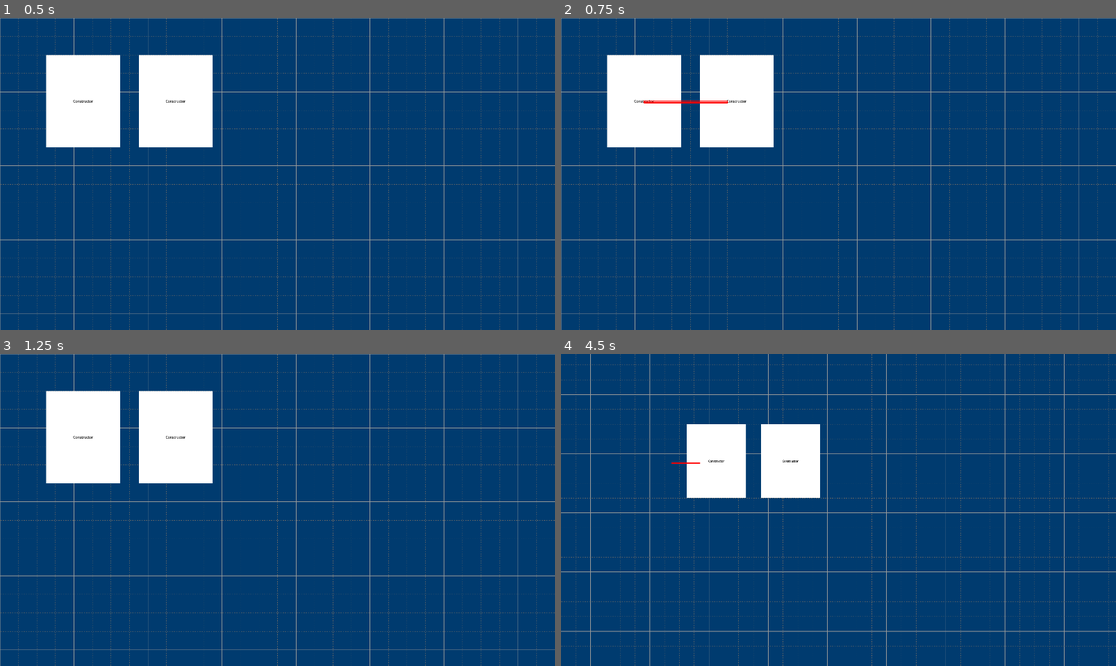
Above: before the commit, frames 1-4 (two rows, left to right).
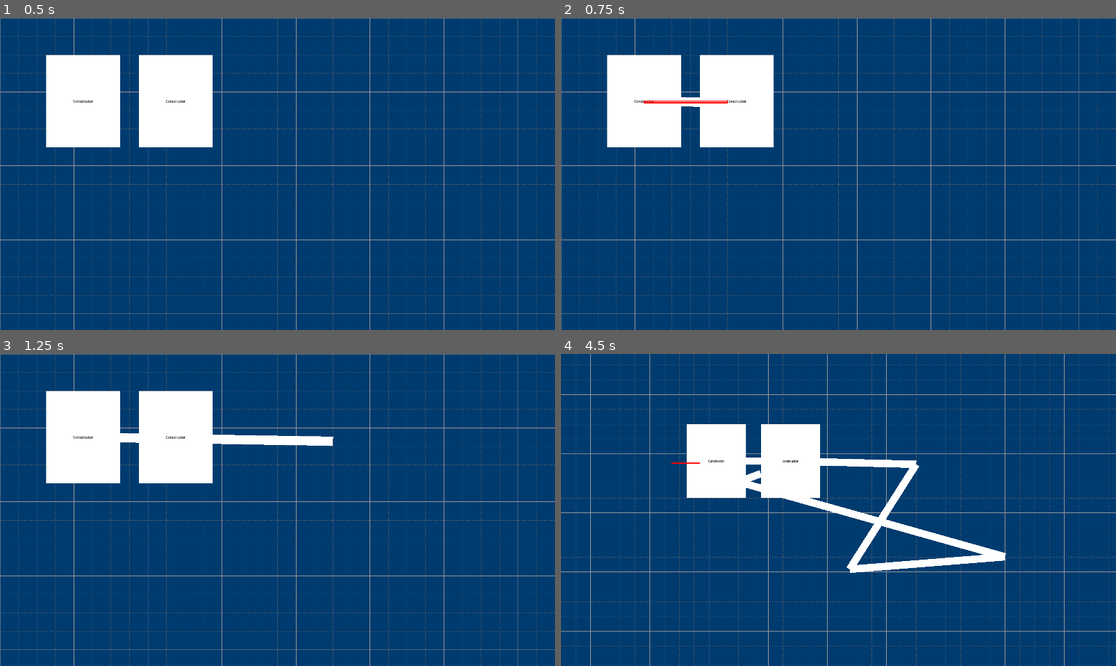
Above: after the commit, the same moments.

Repository: joshrehm/satisfactory-floor-planner
Game: Godot game, scene res://main_scene.tscn
Two runs of this game, one before a commit and one after it. Both use one fixed random seed, a clock stepped at 60 frames per second and the inputs below.
Inputs (mouse positions are in pixels of both pictures, inside the frame that each line leads up to):
- Up to frame 1 (0.5 s): no input
- Up to frame 2 (0.75 s): tap Enter at 0.5 s; drag from (644, 102) to (894, 105) at 0.52 s
- Up to frame 3 (1.25 s): no input
- Up to frame 4 (4.5 s): drag from (738, 438) to (810, 572) at 1.27 s; tap Space at 2, 3.5 s; move the mouse to (894, 441) at 2.02 s; press the mouse at (894, 441) at 2.03 s; release the mouse at (894, 441) at 2.75 s; tap Enter at 2.75, 4.25 s; drag from (810, 572) to (738, 438) at 2.77 s; move the mouse to (1005, 556) at 3.52 s; hold Mouse wheel down (zoom_out) 3.53-4.25 s; click (1005, 556) at 3.8 s; drag from (672, 463) to (755, 432) at 4.27 s

Frame 1 is identical in both runs. In frame 2, less than 0.1% of the frame differs, in the area x 21-26%, y 25-29%; in frame 3, 0.8%; in frame 4, 2.7%, in the area x 33-81%, y 33-71%.

Commit message:
Refactored Factory Building. Added experimental belt drawing prototype - work in progress

Diff:
--- /dev/null
+++ b/Classes/floor_manager.gd
@@ -0,0 +1,6 @@
+class_name FloorManager
+
+var main_scene: Object
+
+func _init(scene: Object) -> void:
+	main_scene = scene
--- /dev/null
+++ b/Scenes/FactoryBelt/factory_belt.gd
@@ -0,0 +1,77 @@
+extends Node2D
+
+# Constants
+const RECT_WIDTH: float = Globals.PIXELS_PER_METER  # Width of the belt rectangle in pixels
+
+# State
+var belt_segments: Array = []  # Array of { "anchor": Vector2, "vector": Vector2 }
+var current_anchor: Vector2 = Vector2.ZERO
+var is_drawing: bool = false
+
+# Input Handling
+func _input(event: InputEvent) -> void:
+	if event is InputEventMouseButton and event.button_index == MOUSE_BUTTON_LEFT:
+		if event.pressed:
+			if not is_drawing:
+				# Start drawing a new belt
+				is_drawing = true
+				current_anchor = event.position
+			else:
+				# Place the next anchor point and add a segment
+				add_segment(event.position)
+
+	elif event is InputEventMouseMotion and is_drawing:
+		# Redraw to update the dynamic preview
+		queue_redraw()
+
+# Add a segment to the belt
+func add_segment(next_anchor: Vector2) -> void:
+	var direction = (next_anchor - current_anchor).normalized()
+	var distance = current_anchor.distance_to(next_anchor)
+
+	# Add the segment as an anchor and vector
+	belt_segments.append({
+		"anchor": current_anchor,
+		"vector": direction * distance
+	})
+
+	# Update the anchor for the next segment
+	current_anchor = next_anchor
+	queue_redraw()
+
+# Draw the belt
+func _draw() -> void:
+	# Draw finalized segments
+	for segment in belt_segments:
+		draw_belt_segment(segment["anchor"], segment["vector"])
+
+	# Draw the dynamic segment
+	if is_drawing:
+		var mouse_position = get_viewport().get_mouse_position()
+		var direction = (mouse_position - current_anchor).normalized()
+		var distance = current_anchor.distance_to(mouse_position)
+		draw_belt_segment(current_anchor, direction * distance)
+
+# Helper function to draw a single belt segment
+func draw_belt_segment(anchor: Vector2, vector: Vector2) -> void:
+	var length = vector.length()
+	var angle = vector.angle()
+
+	# Calculate the rectangle's corners in local space
+	var half_width = RECT_WIDTH / 2
+	var top_left = Vector2(0, -half_width)
+	var top_right = Vector2(0, half_width)
+	var bottom_left = Vector2(length, -half_width)
+	var bottom_right = Vector2(length, half_width)
+
+	# Create the transformation matrix
+	var transform = Transform2D(angle, anchor)
+
+	# Transform the corners to world space
+	top_left = transform * top_left
+	top_right = transform * top_right
+	bottom_left = transform * bottom_left
+	bottom_right = transform * bottom_right
+
+	# Draw the rectangle using the transformed corners
+	draw_polygon([top_left, top_right, bottom_right, bottom_left], [Color(1, 1, 1)])
--- /dev/null
+++ b/Scenes/FactoryBelt/factory_belt.tscn
@@ -0,0 +1,6 @@
+[gd_scene load_steps=2 format=3 uid="uid://dxkx84ceefkuf"]
+
+[ext_resource type="Script" path="res://Scenes/FactoryBelt/factory_belt.gd" id="1_njqjs"]
+
+[node name="FactoryBelt" type="Node2D"]
+script = ExtResource("1_njqjs")
--- a/Scenes/FactoryBuilding/factory_building.gd
+++ b/Scenes/FactoryBuilding/factory_building.gd
@@ -1,32 +1,32 @@
 extends Area2D
 
-signal selected
-signal deselected
+var building_type: String :
+	get: return building_type
 
-@export var building_width: float
-@export var building_depth: float
-@export var building_height: float
-@export var building_name: String
+var building_position: Vector2 :
+	set(value):
+		building_position = value
+		if (is_node_ready()):
+			position = building_position * Globals.PIXELS_PER_METER
+	get: return building_position
 
-@onready var factory_image = $FactorySprite
-@onready var factory_label = $FactorySprite/FactoryLabel
+var building_size: Vector2 :
+	get: return building_size
+
+@onready var building_image = $BuildingSprite
+@onready var building_label = $BuildingSprite/BuildingLabel
 @onready var collision = $CollisionBox
 
-func factory_name() -> String:
-	return factory_label.text
+func initialize(type: String, position: Vector2, size: Vector2) -> void:
+	building_type = type
+	building_position = position
+	building_size = size
 
 func _ready() -> void:
-	var pixels_width = building_width * Globals.PIXELS_PER_METER
-	var pixels_depth = building_depth * Globals.PIXELS_PER_METER
+	building_label.text = building_type
 
-	factory_label.text = building_name
+	position = building_position * Globals.PIXELS_PER_METER
+	building_image.size = building_size * Globals.PIXELS_PER_METER
 
-	factory_image.position = Vector2(0, 0)
-	factory_image.size.x = pixels_width
-	factory_image.size.y = pixels_depth
-
-	# Collision boxes are centered around their origin, not top left like Area2D
-	collision.position = Vector2(pixels_width / 2, pixels_depth / 2)
-	collision.shape.set_size(Vector2(pixels_width, pixels_depth))
-
-	print("Factory: ", position, " - ", factory_image.size)
+	collision.position = building_image.size / 2.0
+	collision.shape.set_size(building_image.size)
--- a/Scenes/FactoryBuilding/factory_building.tscn
+++ b/Scenes/FactoryBuilding/factory_building.tscn
@@ -13,12 +13,12 @@
 collision_mask = 0
 script = ExtResource("1_gdtqv")
 
-[node name="FactorySprite" type="ColorRect" parent="."]
+[node name="BuildingSprite" type="ColorRect" parent="."]
 offset_right = 100.0
 offset_bottom = 100.0
 mouse_filter = 2
 
-[node name="FactoryLabel" type="Label" parent="FactorySprite"]
+[node name="BuildingLabel" type="Label" parent="BuildingSprite"]
 layout_mode = 1
 anchors_preset = 8
 anchor_left = 0.5
--- a/main_scene.gd
+++ b/main_scene.gd
@@ -1,6 +1,8 @@
 extends Node2D
 
 @export var factory_scene: PackedScene
+
+var manager: FloorManager = FloorManager.new(self)
 
 @onready var camera = $Camera
 @onready var floorplan_ui = $FloorplanUi
@@ -9,20 +11,12 @@
 	Globals.set_camera(camera)
 
 	var factory = factory_scene.instantiate()
-	# TODO: building_x, building_y or building_position and building_size in meters
-	#       that the FactoryBuilding scales automatically
-	factory.position = Vector2(5 * Globals.PIXELS_PER_METER, 4 * Globals.PIXELS_PER_METER)
-	factory.building_width = 8
-	factory.building_depth = 10
-	factory.building_name = "Constructor"
+	factory.initialize("Constructor", Vector2(5, 4), Vector2(8, 10))
 	factory.input_event.connect(_on_factory_building_input_event)
 	add_child(factory)
 
 	factory = factory_scene.instantiate()
-	factory.position = Vector2(15 * Globals.PIXELS_PER_METER, 4 * Globals.PIXELS_PER_METER)
-	factory.building_width = 8
-	factory.building_depth = 10
-	factory.building_name = "Constructor"
+	factory.initialize("Constructor", Vector2(15, 4), Vector2(8, 10))
 	factory.input_event.connect(_on_factory_building_input_event)
 	add_child(factory)
 
@@ -38,9 +32,8 @@
 	query.collision_mask = 2
 	query.collide_with_areas = true
 	var selected_items = space.intersect_shape(query)
-	for selected_item in selected_items:
-		print("Selected ", selected_item.collider.factory_name())
-	#print("Selected: ", selected)
+	for selected_index in range(0, selected_items.size()):
+		print(selected_index + 1, "> ", selected_items[selected_index].collider.building_type)
 
 func _on_factory_building_input_event(viewport: Node, event: InputEvent, shape_idx: int) -> void:
 	if (event.is_action_pressed("select")):
--- a/main_scene.tscn
+++ b/main_scene.tscn
@@ -1,9 +1,10 @@
-[gd_scene load_steps=5 format=3 uid="uid://mo3j5ebb0h41"]
+[gd_scene load_steps=6 format=3 uid="uid://mo3j5ebb0h41"]
 
 [ext_resource type="Script" path="res://main_scene.gd" id="1_rj2x8"]
 [ext_resource type="PackedScene" uid="uid://dh48o3fhn8dmv" path="res://Scenes/Camera/camera.tscn" id="1_sui8a"]
 [ext_resource type="PackedScene" uid="uid://ccgl2n0s5iw4u" path="res://Scenes/FactoryBuilding/factory_building.tscn" id="2_rhahk"]
 [ext_resource type="PackedScene" uid="uid://jt22ceo6xh1p" path="res://Scenes/UI/FloorplanUi/floorplan_ui.tscn" id="3_q47ue"]
+[ext_resource type="PackedScene" uid="uid://dxkx84ceefkuf" path="res://Scenes/FactoryBelt/factory_belt.tscn" id="5_ly8fe"]
 
 [node name="MainScene" type="Node2D"]
 script = ExtResource("1_rj2x8")
@@ -13,6 +14,8 @@
 
 [node name="Camera" parent="." instance=ExtResource("1_sui8a")]
 
+[node name="FactoryBelt" parent="." instance=ExtResource("5_ly8fe")]
+
 [connection signal="selection_dragging" from="FloorplanUi" to="." method="_on_floorplan_ui_selection_dragging"]
 [connection signal="panning" from="Camera" to="." method="_on_camera_panning"]
 [connection signal="zooming_in" from="Camera" to="." method="_on_camera_zooming"]
--- a/project.godot
+++ b/project.godot
@@ -27,6 +27,10 @@
 [dotnet]
 
 project/assembly_name="New Game Project"
+
+[editor_plugins]
+
+enabled=PackedStringArray("res://addons/script-ide/plugin.cfg")
 
 [global_group]
 
